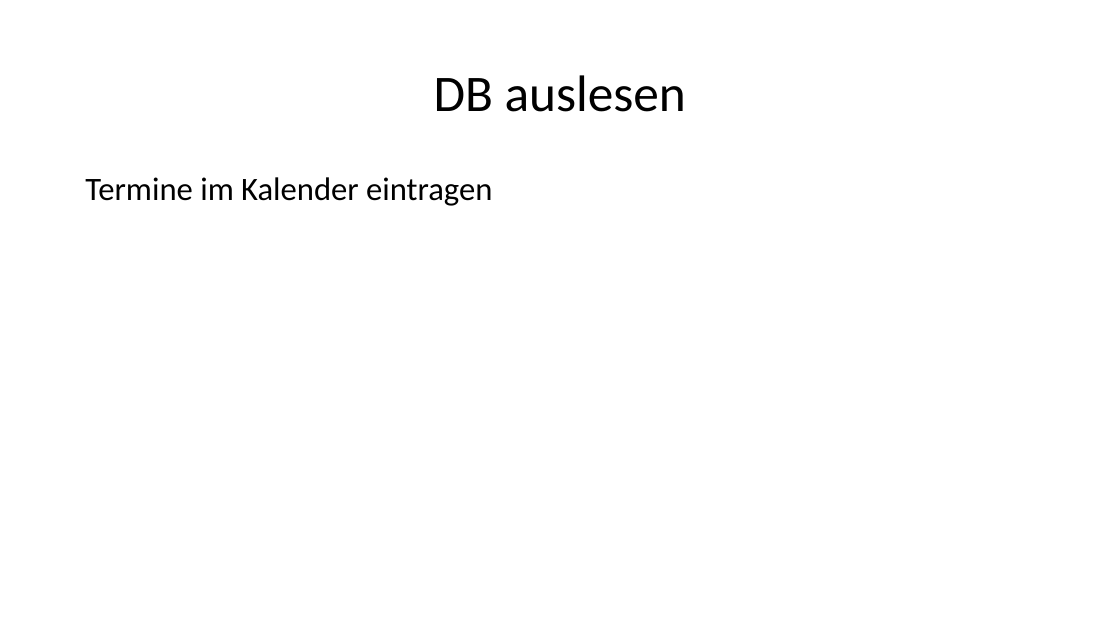
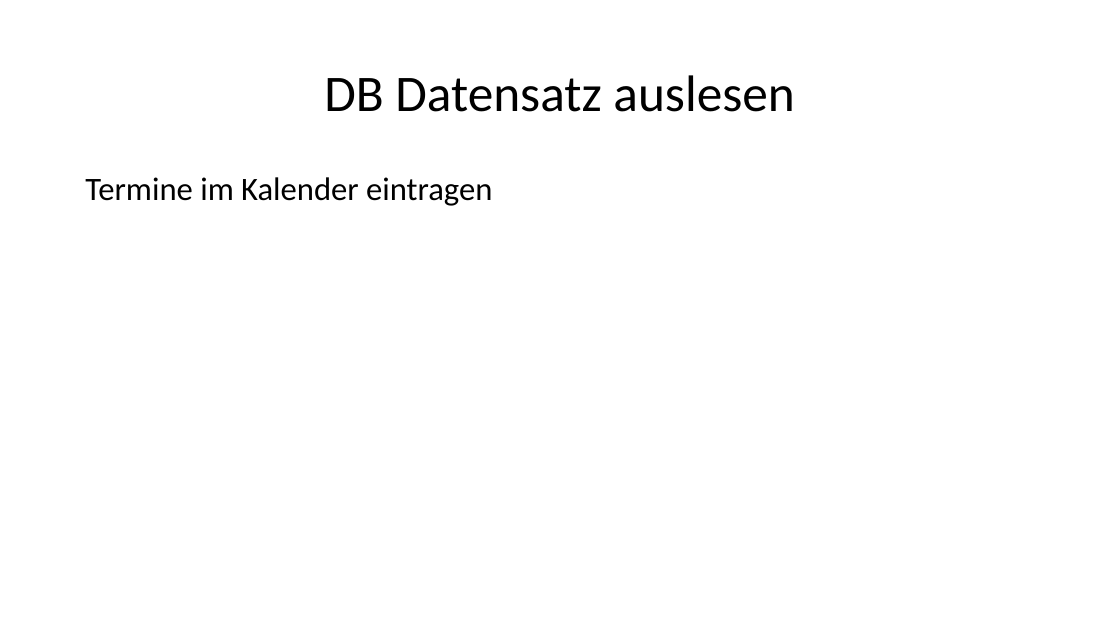
Before and after one commit to Fabusch/Kalenderprojekt, a slide deck: slide 6 of derKalender/Gruppen Kalender.odp. Drawn at 1120x630 pixels with LibreOffice and Linux fonts; fonts in the diff are those of the drawing. Boxes give left, top, right and bottom in pixels: in the first picture for what was removed or moved away, otherwise in the second. Text is boxed around its words. In the diff, an @@ line names an element or a change of style, - is before the commit and + after.

```diff
--- a/derKalender/Gruppen Kalender.odp
+++ b/derKalender/Gruppen Kalender.odp
@@ title at (324, 75, 794, 112): text changed @@
-DB auslesen
+DB Datensatz auslesen
```
Also in this commit, not shown: 1 other slide changed.
